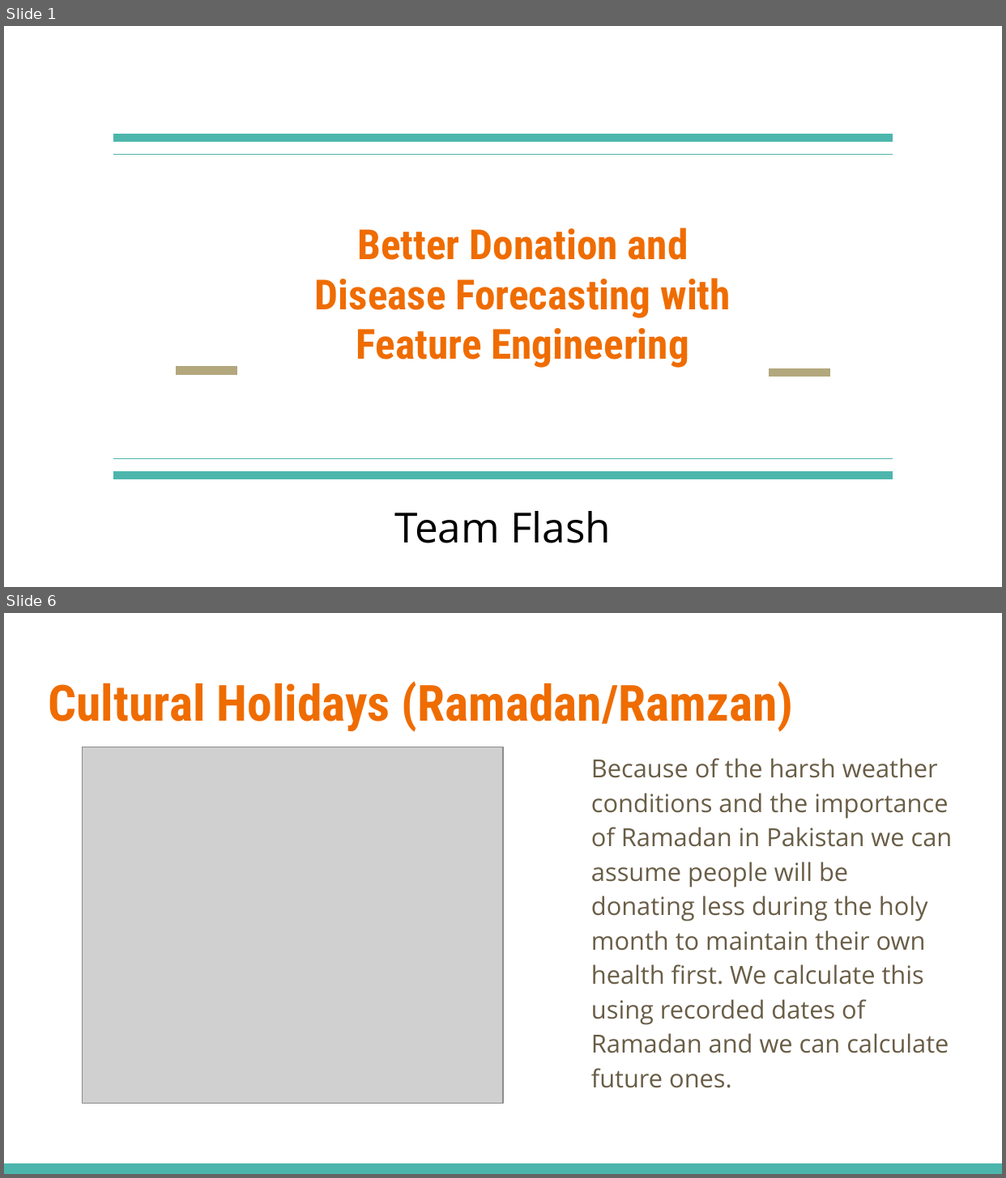
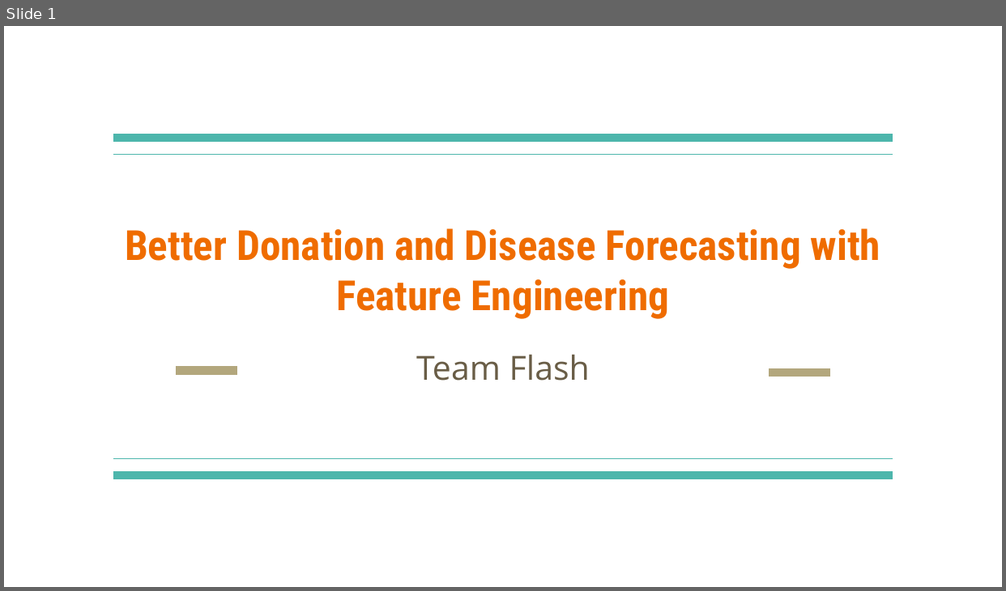
Before and after one commit to aaqibqadeer/Blood-Group-Forecasting, a slide deck: Pitch.pptx. Shown one above the other, each under a label of ours: slides 1 and 6 before the commit, slide 1 after it; the slides between them are not shown. The pictures are 1006x1178 and 1006x591 pixels, drawn with LibreOffice and Linux fonts; fonts in the diff are those of the drawing; grey boxes stand for pictures. Boxes give left, top, right and bottom in pixels: in the first picture for what was removed or moved away, otherwise in the second. Text is boxed around its words. In the diff, an @@ line names an element or a change of style, - is before the commit and + after.

```diff
--- a/Pitch.pptx
+++ b/Pitch.pptx
@@ slide 6 removed at <box>4,613,1002,1174</box>, background #FFFFFF @@
@@ title removed at <box>48,681,794,732</box> @@
-Cultural Holidays (Ramadan/Ramzan)
@@ picture removed at <box>83,747,503,1103</box> @@
@@ text removed at <box>591,758,953,1088</box> @@
-Because of the harsh weather conditions and the importance of Ramadan in Pakistan we can assume people will be donating less during the holy month to maintain their own health first. We calculate this using recorded dates of Ramadan and we can calculate future ones.
@@ rectangle removed at <box>4,1164,1002,1174</box> @@
@@ slide 1 changed as well @@
@@ title "Better Donation and Disease Forecasting ..." rewrapped from <box>315,228,731,368</box> to <box>125,228,880,319</box> @@
@@ subtitle "Team Flash": place and size @@
-subtitle "Team Flash" at <box>394,511,611,544</box>
+subtitle "Team Flash" at <box>416,354,590,381</box>
@@ subtitle "Team Flash" at <box>416,354,590,381</box>: size 30 to 24 pt, text colour #000000 to #695D46 @@
```
Also in this commit, not shown: 2 slides added, 7 other slides removed.
